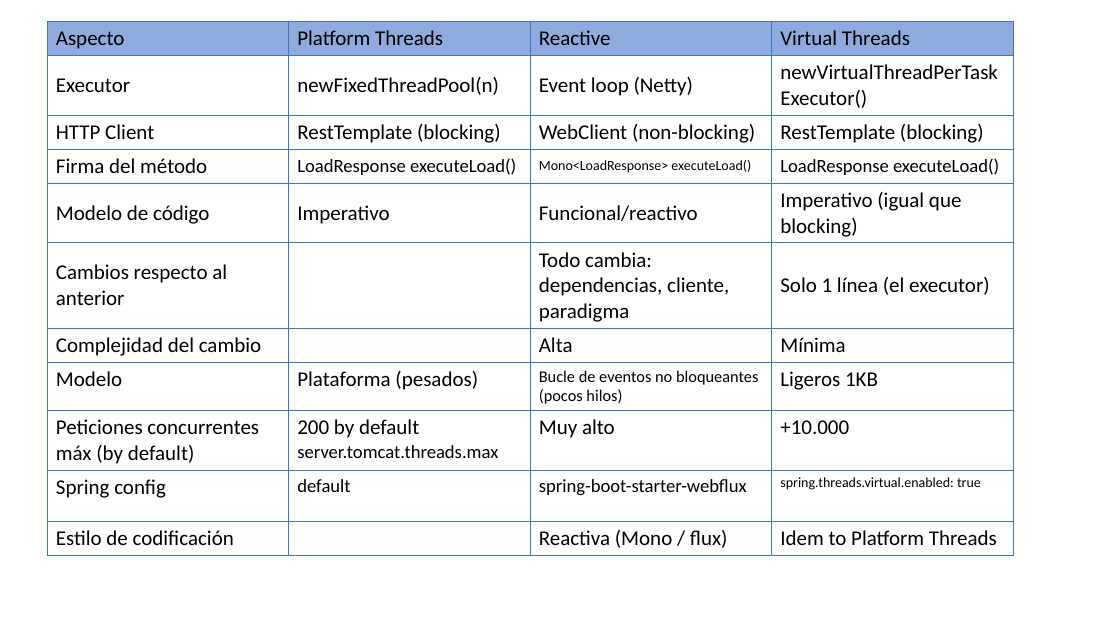
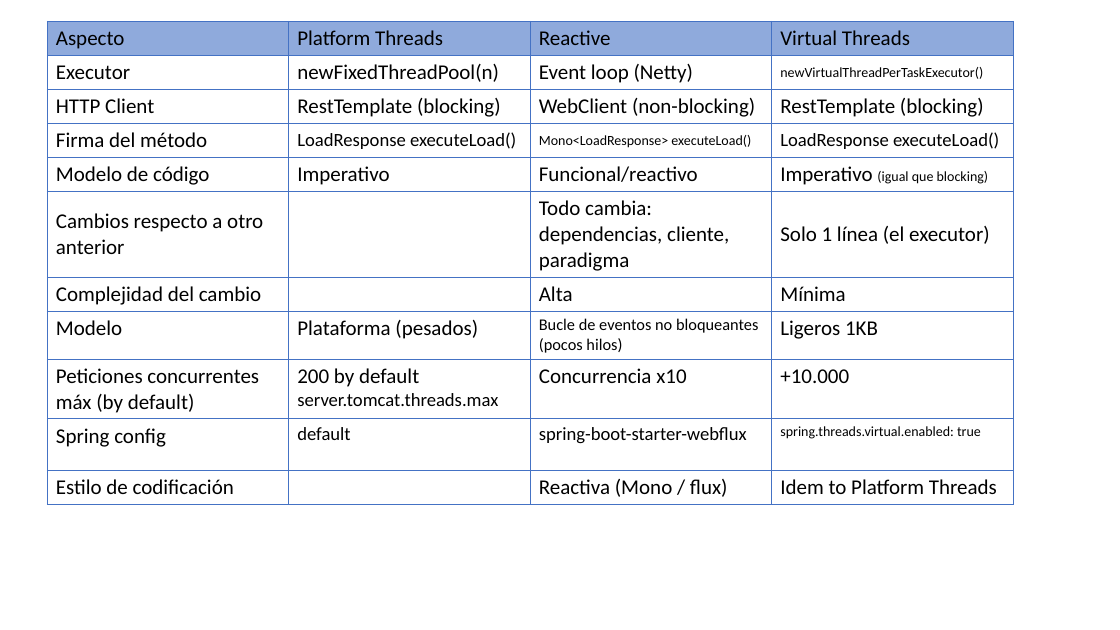
Before and after one commit to bjabinn/javaDarkThreads, a slide deck: slide 2 of Presentation1.pptx. Drawn at 1120x630 pixels with LibreOffice and Linux fonts; fonts in the diff are those of the drawing. Boxes give left, top, right and bottom in pixels: in the first picture for what was removed or moved away, otherwise in the second. Text is boxed around its words. In the diff, an @@ line names an element or a change of style, - is before the commit and + after.

Commit message:
presentation

```diff
--- a/Presentation1.pptx
+++ b/Presentation1.pptx
@@ table at [48, 21, 1016, 501] @@
-row 6, column 1: Cambios respecto al anterior
+row 6, column 1: Cambios respecto a otro anterior
-row 9, column 3: Muy alto
+row 9, column 3: Concurrencia x10
@@ size 18 to 12 pt in "newVirtualThreadPerTaskExecutor()", "(igual que blocking)" @@
```
Also in this commit, not shown: 4 other slides changed, 4 other files.
